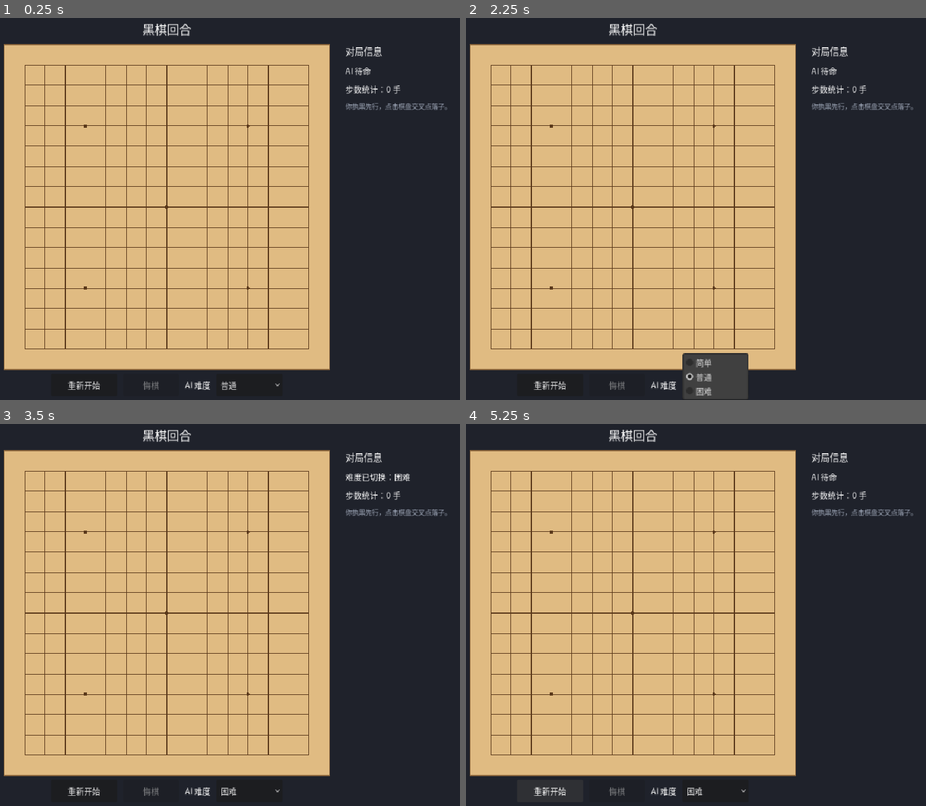
Above: before the commit, frames 1-4 (two rows, left to right).
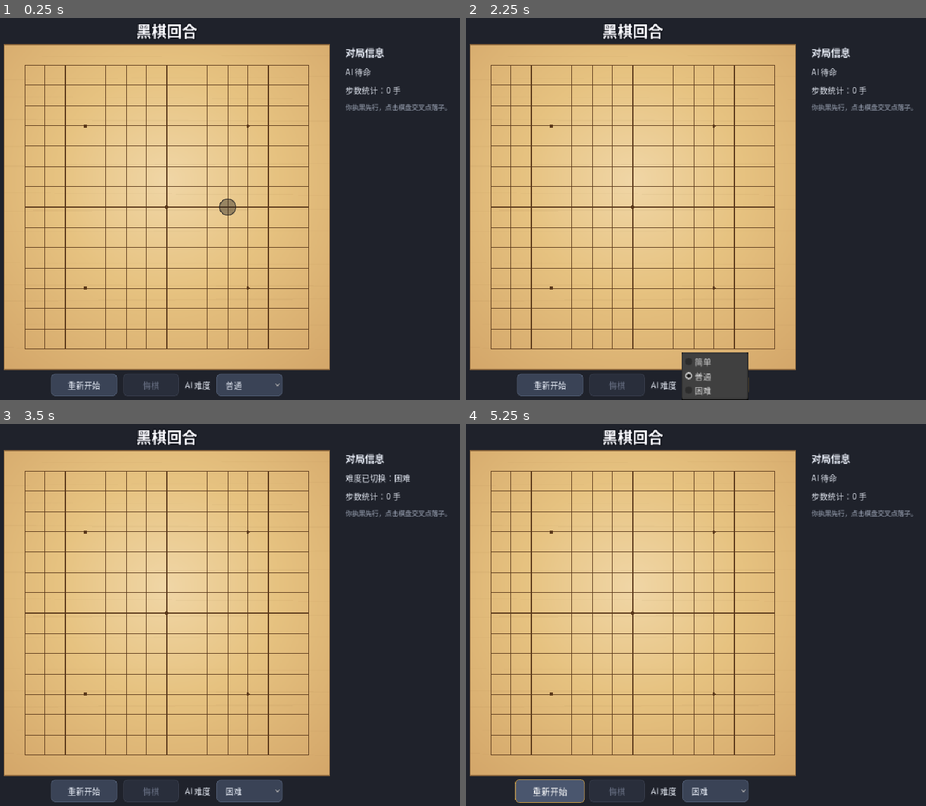
Above: after the commit, the same moments.

Repository: 2422725977/gomoku
Game: Godot game, scene res://scenes/Main.tscn
Two runs of this game, one before a commit and one after it. Both use one fixed random seed, a clock stepped at 60 frames per second and the inputs below.
Inputs:
- Up to frame 1 (0.25 s): no input
- Up to frame 2 (2.25 s): click "重新开始" at 0.5 s; click "重新开始" at 1.25 s; click "普通" at 2 s
- Up to frame 3 (3.5 s): click "普通" at 2.75 s
- Up to frame 4 (5.25 s): click "困难" at 3.5 s; click "困难" at 4.25 s; click "重新开始" at 5 s

The runs differ from the first frame. In frame 1, 4.6% of the frame differs, in the area x 0-98%, y 1-100%; in frame 2, 3.9%; in frame 3, 4.6%; in frame 4, 4.5%.

Commit message:
v1.1 UI 视觉与交互优化：木纹质感 / 弹跳动画 / 全局 Theme / 胜负反馈
硬约束：棋局逻辑零改动
- board.gd 的棋盘状态管理（board 数组、move_history、current_player、
  胜负判定、place_stone / set_ai_move / undo_* / restart）一行未改
- gomoku_ai.gd 完全未改动；ui.gd 对 AI 的调用契约不变
- 新增「视觉状态」区块与棋局状态严格隔离，只读不写

优先级 1 棋盘质感与动画
- 径向渐变木纹底：GradientTexture2D（#F0D6A6 → #E6C280 → #D4A76A，
  光源偏上）+ 14 条极淡横向木纹；纹理构建失败自动降级为纯色填充
- 棋子立体感：外阴影（偏移半透明黑）+ 边缘压暗 + 双层高光
- 落子弹跳动画：0.5 → 1.2 → 1.0，TRANS_QUAD 起跳 + TRANS_BACK 回弹，
  总时长 260ms（实测峰值 1.175，257ms 归位）
- 悬停幽灵棋子：空交叉点显示 0.4 透明度当前回合色棋子，带描边

优先级 2 UI 面板美化
- 全局 Theme：StyleBoxFlat 圆角 8px，normal/hover/pressed/disabled
  四态配色（悬停与按下描金）；OptionButton 自动继承 Button 样式
- 中文字体：SystemFont + 8 级回退链，正文 400 / 标题 700
- 回合提示：字号 24→30、加粗、8px 描边，黑白两态配色翻转
- 胜利五连闪烁：回溯获胜连线（只读），呼吸式 alpha 0.42~1.0
- 胜负弹窗：棋盘正中淡入 + TRANS_BACK 缩放弹出（0.72→1.0）

优先级 3 音效与细节
- AudioStreamWAV 现场合成落子「砰」声（频率下滑 + 指数衰减，
  0.12s / 22050Hz / 16-bit），零外部素材
- 按钮悬停缩放 1.06×（Tween 0.12s）

验证（全部通过）
- 3 个脚本语法检查通过；主场景无头运行 90 帧无 ERROR
- 木纹/棋子/悬停/按钮 hover/描边/闪烁/弹窗 逐项截图确认
- 落子动画逐帧采样缩放轨迹，确认 0.5→1.2→1.0 完整走完
- 弹窗中心实测 (360,380) = 棋盘正中
- 音效属性实测 0.12s / 22050Hz，落子后 playing=true

文档
- 新增 docs/UI_OPTIMIZATION.md（可直接摘入比赛文档）
- README 更新 v1.1 功能与配图；CLAUDE.md 补充视觉层约定与新踩的坑

Diff:
--- a/project.godot
+++ b/project.godot
@@ -11,6 +11,7 @@
 [application]
 
 config/name="game3"
+config/version="1.1.0"
 run/main_scene="res://scenes/Main.tscn"
 config/features=PackedStringArray("4.7", "GL Compatibility")
 config/icon="res://icon.svg"
--- a/scripts/board.gd
+++ b/scripts/board.gd
@@ -52,6 +52,23 @@
 const COLOR_MARK: Color = Color(0.851, 0.196, 0.196, 1.0)    ## 最后一手红点
 
 # ---------------------------------------------------------------------------
+# 木质渐变配色（径向：中心 → 边缘）
+# ---------------------------------------------------------------------------
+const COLOR_WOOD_CENTER: Color = Color(0.941, 0.839, 0.651, 1.0)  ## #F0D6A6
+const COLOR_WOOD_MID: Color = Color(0.902, 0.761, 0.502, 1.0)     ## #E6C280
+const COLOR_WOOD_EDGE: Color = Color(0.831, 0.655, 0.416, 1.0)    ## #D4A76A
+
+# ---------------------------------------------------------------------------
+# 视觉动画参数
+# ---------------------------------------------------------------------------
+const GHOST_ALPHA: float = 0.4           ## 悬停预览棋子透明度
+const DROP_SCALE_FROM: float = 0.5       ## 落子起始缩放（弹跳起点）
+const DROP_SCALE_OVERSHOOT: float = 1.2  ## 回弹过冲峰值
+const DROP_UP_TIME: float = 0.12         ## 0.5 → 1.2 用时
+const DROP_SETTLE_TIME: float = 0.14     ## 1.2 → 1.0 用时
+const WIN_FLASH_SPEED: float = 3.2       ## 胜利五连闪烁速度
+
+# ---------------------------------------------------------------------------
 # 棋子取值
 # ---------------------------------------------------------------------------
 const EMPTY: int = 0
@@ -94,8 +111,23 @@
 var move_history: Array = []
 
 
+# ---------------------------------------------------------------------------
+# 视觉状态
+# 仅服务渲染与动画，不参与任何棋局判定；棋局状态一律以上方变量为准。
+# ---------------------------------------------------------------------------
+var _wood_texture: GradientTexture2D = null
+var _stone_scale: Dictionary = {}              ## Vector2i -> float，落子弹跳缩放
+var _hover_cell: Vector2i = Vector2i(-1, -1)   ## 当前悬停的空交叉点
+var _win_line: Array = []                      ## 获胜五连的坐标列表
+var _win_active: bool = false
+var _win_phase: float = 0.0
+
+
 func _ready() -> void:
 	board = make_empty_board()
+	_wood_texture = _build_wood_texture()
+	# 只监听落子信号来驱动动画，不介入棋局状态代码
+	stone_placed.connect(_on_stone_placed_visual)
 	queue_redraw()
 
 
@@ -291,22 +323,150 @@
 
 
 # ---------------------------------------------------------------------------
+# 视觉动画
+# 全部只【读取】棋局状态，不修改任何棋局数据。
+# ---------------------------------------------------------------------------
+func _process(delta: float) -> void:
+	_update_hover()
+	_update_win_flash(delta)
+
+
+## 悬停预览：跟随鼠标更新当前悬停的空交叉点
+func _update_hover() -> void:
+	var cell: Vector2i = Vector2i(-1, -1)
+	if not game_finished and not input_locked:
+		cell = local_to_grid(get_local_mouse_position())
+	if cell != _hover_cell:
+		_hover_cell = cell
+		queue_redraw()
+
+
+## 获胜五连闪烁；重新开始 / 悔棋后自动复位
+func _update_win_flash(delta: float) -> void:
+	if game_finished and winner != EMPTY:
+		if not _win_active:
+			_win_active = true
+			_win_line = _compute_win_line()
+			_win_phase = 0.0
+		_win_phase += delta * WIN_FLASH_SPEED
+		queue_redraw()
+	elif _win_active:
+		_win_active = false
+		_win_line.clear()
+		_win_phase = 0.0
+		queue_redraw()
+
+
+## 从最后一手出发，找出连成五子的那条线（只读）
+func _compute_win_line() -> Array:
+	if last_move.x < 0:
+		return []
+	var color: int = board[last_move.x][last_move.y]
+	if color == EMPTY:
+		return []
+	for dir in DIRECTIONS:
+		var line: Array = [last_move]
+		line.append_array(_collect_dir(last_move, dir.x, dir.y, color))
+		line.append_array(_collect_dir(last_move, -dir.x, -dir.y, color))
+		if line.size() >= 5:
+			return line
+	return []
+
+
+func _collect_dir(from: Vector2i, dr: int, dc: int, color: int) -> Array:
+	var out: Array = []
+	var r: int = from.x + dr
+	var c: int = from.y + dc
+	while is_inside(r, c) and board[r][c] == color:
+		out.append(Vector2i(r, c))
+		r += dr
+		c += dc
+	return out
+
+
+## 落子弹跳：0.5 → 1.2 → 1.0
+func _on_stone_placed_visual(row: int, col: int) -> void:
+	var cell: Vector2i = Vector2i(row, col)
+	_stone_scale[cell] = DROP_SCALE_FROM
+	var tween: Tween = create_tween()
+	tween.tween_method(
+		_set_stone_scale.bind(cell), DROP_SCALE_FROM, DROP_SCALE_OVERSHOOT, DROP_UP_TIME
+	).set_trans(Tween.TRANS_QUAD).set_ease(Tween.EASE_OUT)
+	tween.tween_method(
+		_set_stone_scale.bind(cell), DROP_SCALE_OVERSHOOT, 1.0, DROP_SETTLE_TIME
+	).set_trans(Tween.TRANS_BACK).set_ease(Tween.EASE_OUT)
+	queue_redraw()
+
+
+func _set_stone_scale(value: float, cell: Vector2i) -> void:
+	_stone_scale[cell] = value
+	queue_redraw()
+
+
+## 木质棋盘渐变（径向：中心偏亮 → 边缘偏深）
+func _build_wood_texture() -> GradientTexture2D:
+	var gradient: Gradient = Gradient.new()
+	gradient.offsets = PackedFloat32Array([0.0, 0.45, 1.0])
+	gradient.colors = PackedColorArray([COLOR_WOOD_CENTER, COLOR_WOOD_MID, COLOR_WOOD_EDGE])
+	var texture: GradientTexture2D = GradientTexture2D.new()
+	texture.gradient = gradient
+	texture.width = int(BOARD_PX)
+	texture.height = int(BOARD_PX)
+	texture.fill = GradientTexture2D.FILL_RADIAL
+	texture.fill_from = Vector2(0.5, 0.42)   # 光源略偏上，更像顶光下的木面
+	texture.fill_to = Vector2(1.0, 0.98)
+	return texture
+
+
+# ---------------------------------------------------------------------------
 # 绘制
 # ---------------------------------------------------------------------------
 func _draw() -> void:
 	_draw_board_panel()
 	_draw_grid()
 	_draw_star_points()
+	_draw_ghost_stone()
 	_draw_stones()
 	_draw_last_marker()
 
 
 func _draw_board_panel() -> void:
-	draw_rect(Rect2(Vector2.ZERO, Vector2(BOARD_PX, BOARD_PX)), COLOR_BOARD, true)
-	draw_rect(
-		Rect2(Vector2.ZERO, Vector2(BOARD_PX, BOARD_PX)),
-		COLOR_BOARD_EDGE, false, BORDER_WIDTH
-	)
+	var rect: Rect2 = Rect2(Vector2.ZERO, Vector2(BOARD_PX, BOARD_PX))
+	if _wood_texture != null:
+		draw_texture_rect(_wood_texture, rect, false)
+		_draw_wood_grain()
+	else:
+		draw_rect(rect, COLOR_BOARD, true)   # 纹理构建失败时的降级方案
+	draw_rect(rect, COLOR_BOARD_EDGE, false, BORDER_WIDTH)
+
+
+## 极淡的横向木纹，避免棋盘显得过于平滑死板
+func _draw_wood_grain() -> void:
+	var rng: RandomNumberGenerator = RandomNumberGenerator.new()
+	rng.seed = 20260920
+	for i in 14:
+		var y: float = 16.0 + i * 45.0 + rng.randf_range(-9.0, 9.0)
+		var alpha: float = rng.randf_range(0.028, 0.060)
+		draw_line(
+			Vector2(0.0, y),
+			Vector2(BOARD_PX, y + rng.randf_range(-6.0, 6.0)),
+			Color(0.44, 0.29, 0.12, alpha),
+			rng.randf_range(1.0, 2.6)
+		)
+
+
+## 悬停预览棋子：半透明的当前回合色
+func _draw_ghost_stone() -> void:
+	if _hover_cell.x < 0 or game_finished or input_locked:
+		return
+	if board[_hover_cell.x][_hover_cell.y] != EMPTY:
+		return
+	var center: Vector2 = grid_to_local(_hover_cell)
+	var tint: Color = COLOR_BLACK if current_player == BLACK else COLOR_WHITE
+	tint.a = GHOST_ALPHA
+	draw_circle(center, STONE_RADIUS, tint)
+	# 描一圈边，让半透明棋子在木色底上也看得清
+	draw_arc(center, STONE_RADIUS, 0.0, TAU, 40, Color(tint.r, tint.g, tint.b, 0.8), 1.6, true)
 
 
 func _draw_grid() -> void:
@@ -323,29 +483,59 @@
 
 
 func _draw_stones() -> void:
+	# 胜负已分时，让获胜五连一起呼吸式闪烁
+	var flash: float = 1.0
+	if _win_active and not _win_line.is_empty():
+		flash = 0.42 + 0.58 * absf(sin(_win_phase))
 	for row in BOARD_SIZE:
 		for col in BOARD_SIZE:
 			var value: int = board[row][col]
 			if value == EMPTY:
 				continue
-			_draw_stone(grid_to_local(Vector2i(row, col)), value)
-
-
-func _draw_stone(center: Vector2, color: int) -> void:
-	# 阴影：向右下偏移的黑色半透明圆
-	draw_circle(center + SHADOW_OFFSET, STONE_RADIUS, COLOR_SHADOW)
+			var cell: Vector2i = Vector2i(row, col)
+			var scale_f: float = _stone_scale.get(cell, 1.0)
+			var alpha: float = 1.0
+			if _win_active and _win_line.has(cell):
+				alpha = flash
+			_draw_stone(grid_to_local(cell), value, scale_f, alpha)
+
+
+## 棋子绘制：外阴影 + 边缘压暗 + 左上高光，做出球面立体感
+func _draw_stone(center: Vector2, color: int, scale_f: float = 1.0, alpha: float = 1.0) -> void:
+	var radius: float = STONE_RADIUS * scale_f
+	if radius <= 0.2:
+		return
+	# 外阴影：向右下偏移的半透明黑圆
+	draw_circle(
+		center + SHADOW_OFFSET * scale_f, radius, Color(0.0, 0.0, 0.0, COLOR_SHADOW.a * alpha)
+	)
 	if color == BLACK:
-		draw_circle(center, STONE_RADIUS, COLOR_BLACK)
-		# 高光
-		draw_circle(center - Vector2(4.0, 4.0), STONE_RADIUS * 0.30, Color(1, 1, 1, 0.22))
+		draw_circle(center, radius, Color(COLOR_BLACK.r, COLOR_BLACK.g, COLOR_BLACK.b, alpha))
+		# 边缘压暗，制造球面转折
+		draw_arc(center, radius - 1.0, 0.0, TAU, 48, Color(0.0, 0.0, 0.0, 0.45 * alpha), 2.0, true)
+		# 左上柔光 + 更小的镜面高光点
+		draw_circle(
+			center - Vector2(radius * 0.30, radius * 0.30), radius * 0.34, Color(1, 1, 1, 0.20 * alpha)
+		)
+		draw_circle(
+			center - Vector2(radius * 0.36, radius * 0.36), radius * 0.15, Color(1, 1, 1, 0.55 * alpha)
+		)
 	else:
-		draw_circle(center, STONE_RADIUS, COLOR_WHITE)
-		draw_arc(center, STONE_RADIUS - 0.5, 0.0, TAU, 40, Color(0.55, 0.55, 0.55, 0.9), 1.0, true)
-		draw_circle(center - Vector2(4.0, 4.0), STONE_RADIUS * 0.32, COLOR_HIGHLIGHT)
+		draw_circle(center, radius, Color(COLOR_WHITE.r, COLOR_WHITE.g, COLOR_WHITE.b, alpha))
+		draw_arc(
+			center, radius - 1.0, 0.0, TAU, 48, Color(0.55, 0.55, 0.58, 0.85 * alpha), 1.5, true
+		)
+		draw_circle(
+			center - Vector2(radius * 0.30, radius * 0.30), radius * 0.36, Color(1, 1, 1, 0.55 * alpha)
+		)
+		draw_circle(
+			center - Vector2(radius * 0.36, radius * 0.36), radius * 0.15, Color(1, 1, 1, 0.95 * alpha)
+		)
 
 
 func _draw_last_marker() -> void:
 	if last_move.x < 0:
 		return
 	var center: Vector2 = grid_to_local(last_move)
-	draw_circle(center, MARK_RADIUS, COLOR_MARK)
+	var scale_f: float = _stone_scale.get(last_move, 1.0)
+	draw_circle(center, MARK_RADIUS * scale_f, COLOR_MARK)
--- a/scripts/ui.gd
+++ b/scripts/ui.gd
@@ -30,6 +30,19 @@
 const THINK_DELAY: float = 0.12   ## 让「AI 思考中…」先绘制的短暂延迟
 
 # ---------------------------------------------------------------------------
+# 主题配色
+# ---------------------------------------------------------------------------
+const COLOR_BTN_BG: Color = Color(0.227, 0.263, 0.337, 1.0)        ## #3A4356
+const COLOR_BTN_BG_HOVER: Color = Color(0.290, 0.337, 0.431, 1.0)  ## #4A566E
+const COLOR_BTN_BG_DOWN: Color = Color(0.169, 0.196, 0.259, 1.0)   ## #2B3242
+const COLOR_ACCENT: Color = Color(0.851, 0.643, 0.255, 1.0)        ## #D9A441
+const COLOR_TEXT: Color = Color(0.902, 0.922, 0.961, 1.0)
+const COLOR_TEXT_DIM: Color = Color(0.639, 0.675, 0.741, 1.0)
+
+const OUTLINE_SIZE: int = 8       ## 回合提示描边粗细
+const HOVER_SCALE: float = 1.06   ## 按钮悬停放大倍率
+
+# ---------------------------------------------------------------------------
 # 节点引用（board / _ai 故意不加静态类型：它们的脚本在解析期不可见）
 # ---------------------------------------------------------------------------
 @onready var board = $ChessBoard
@@ -46,31 +59,128 @@
 ## 防止 AI 思考期间重复触发
 var _ai_thinking: bool = false
 
+## 胜负弹窗
+var _result_layer: Control = null
+var _result_panel: PanelContainer = null
+var _result_label: Label = null
+
+## 落子音效播放器
+var _place_player: AudioStreamPlayer = null
+
 
 func _ready() -> void:
-	_apply_cjk_theme()
+	_build_theme()
+	_setup_labels()
 	_setup_difficulty_options()
 	_connect_signals()
+	_setup_button_hover()
+	_build_result_panel()
+	_build_sound()
 	_load_ai()
 	_refresh_ui()
 
 
 # ---------------------------------------------------------------------------
-# 初始化
-# ---------------------------------------------------------------------------
-## Godot 内置字体不含中文字形，这里用系统字体保证中文正常显示
-func _apply_cjk_theme() -> void:
+# 初始化：全局主题
+# ---------------------------------------------------------------------------
+## 中文字体：Godot 内置字体不含 CJK 字形，这里用系统字体并允许回退
+func _make_font(weight: int) -> SystemFont:
 	var cjk_font: SystemFont = SystemFont.new()
 	cjk_font.font_names = PackedStringArray([
 		"Microsoft YaHei UI", "Microsoft YaHei", "SimHei", "SimSun",
 		"Noto Sans CJK SC", "Source Han Sans SC", "PingFang SC", "sans-serif"
 	])
+	cjk_font.font_weight = weight
 	cjk_font.allow_system_fallback = true
-
+	return cjk_font
+
+
+## 圆角按钮样式（圆角半径 8px）
+func _button_box(bg: Color, border: Color) -> StyleBoxFlat:
+	var box: StyleBoxFlat = StyleBoxFlat.new()
+	box.bg_color = bg
+	box.border_color = border
+	box.set_border_width_all(1)
+	box.set_corner_radius_all(8)
+	box.content_margin_left = 18.0
+	box.content_margin_right = 18.0
+	box.content_margin_top = 9.0
+	box.content_margin_bottom = 9.0
+	return box
+
+
+## 胜负弹窗面板样式
+func _result_box() -> StyleBoxFlat:
+	var box: StyleBoxFlat = StyleBoxFlat.new()
+	box.bg_color = Color(0.129, 0.149, 0.196, 0.96)
+	box.border_color = COLOR_ACCENT
+	box.set_border_width_all(2)
+	box.set_corner_radius_all(14)
+	box.content_margin_left = 52.0
+	box.content_margin_right = 52.0
+	box.content_margin_top = 26.0
+	box.content_margin_bottom = 26.0
+	box.shadow_color = Color(0.0, 0.0, 0.0, 0.45)
+	box.shadow_size = 16
+	return box
+
+
+## 全局主题：中文字体 + 圆角按钮（含悬停 / 按下 / 禁用态配色）
+## OptionButton 继承自 Button，会自动套用同一套样式。
+func _build_theme() -> void:
 	var ui_theme: Theme = Theme.new()
-	ui_theme.default_font = cjk_font
+	ui_theme.default_font = _make_font(400)
 	ui_theme.default_font_size = 16
+
+	ui_theme.set_stylebox(
+		"normal", "Button", _button_box(COLOR_BTN_BG, Color(0.33, 0.38, 0.47))
+	)
+	ui_theme.set_stylebox("hover", "Button", _button_box(COLOR_BTN_BG_HOVER, COLOR_ACCENT))
+	ui_theme.set_stylebox("pressed", "Button", _button_box(COLOR_BTN_BG_DOWN, COLOR_ACCENT))
+	ui_theme.set_stylebox(
+		"disabled", "Button", _button_box(Color(0.16, 0.18, 0.23), Color(0.23, 0.25, 0.31))
+	)
+	ui_theme.set_stylebox("focus", "Button", StyleBoxEmpty.new())
+	ui_theme.set_color("font_color", "Button", COLOR_TEXT)
+	ui_theme.set_color("font_hover_color", "Button", Color.WHITE)
+	ui_theme.set_color("font_pressed_color", "Button", COLOR_ACCENT)
+	ui_theme.set_color("font_disabled_color", "Button", Color(0.42, 0.45, 0.53))
+	ui_theme.set_font_size("font_size", "Button", 16)
+
+	ui_theme.set_color("font_color", "Label", COLOR_TEXT)
+	ui_theme.set_stylebox("panel", "PanelContainer", _result_box())
+
 	theme = ui_theme
+
+
+## 标题类文字统一加粗、放大
+func _setup_labels() -> void:
+	turn_label.add_theme_font_override("font", _make_font(700))
+	turn_label.add_theme_font_size_override("font_size", 30)
+
+	var side_title: Label = $UILayer/SidePanel/SideTitleLabel
+	side_title.add_theme_font_override("font", _make_font(700))
+	side_title.add_theme_font_size_override("font_size", 19)
+
+
+## 按钮悬停时轻微放大
+func _setup_button_hover() -> void:
+	for node in [restart_button, undo_button, difficulty_option]:
+		var btn: Control = node
+		btn.pivot_offset = btn.size * 0.5
+		btn.mouse_entered.connect(_on_button_hover.bind(btn, true))
+		btn.mouse_exited.connect(_on_button_hover.bind(btn, false))
+
+
+func _on_button_hover(btn: Control, entered: bool) -> void:
+	if not is_instance_valid(btn):
+		return
+	btn.pivot_offset = btn.size * 0.5
+	var target: Vector2 = Vector2(HOVER_SCALE, HOVER_SCALE) if entered else Vector2.ONE
+	var tween: Tween = create_tween()
+	tween.tween_property(btn, "scale", target, 0.12).set_trans(Tween.TRANS_QUAD).set_ease(
+		Tween.EASE_OUT
+	)
 
 
 func _setup_difficulty_options() -> void:
@@ -82,6 +192,124 @@
 	difficulty_option.select(1)
 
 
+# ---------------------------------------------------------------------------
+# 胜负弹窗
+# ---------------------------------------------------------------------------
+func _build_result_panel() -> void:
+	_result_layer = Control.new()
+	_result_layer.name = "ResultLayer"
+	_result_layer.set_anchors_and_offsets_preset(Control.PRESET_FULL_RECT)
+	_result_layer.mouse_filter = Control.MOUSE_FILTER_IGNORE
+	_result_layer.visible = false
+	$UILayer.add_child(_result_layer)
+
+	var center: CenterContainer = CenterContainer.new()
+	center.mouse_filter = Control.MOUSE_FILTER_IGNORE
+	# 与棋盘区域对齐（ChessBoard 位于 (40,60)，尺寸 640x640），
+	# 这样弹窗落在棋盘正中，而不是整个窗口的中偏右。
+	center.set_anchors_and_offsets_preset(Control.PRESET_TOP_LEFT)
+	center.offset_left = 40.0
+	center.offset_top = 60.0
+	center.offset_right = 680.0
+	center.offset_bottom = 700.0
+	_result_layer.add_child(center)
+
+	_result_panel = PanelContainer.new()
+	_result_panel.add_theme_stylebox_override("panel", _result_box())
+	_result_panel.mouse_filter = Control.MOUSE_FILTER_IGNORE
+	center.add_child(_result_panel)
+
+	var vbox: VBoxContainer = VBoxContainer.new()
+	vbox.add_theme_constant_override("separation", 8)
+	_result_panel.add_child(vbox)
+
+	_result_label = Label.new()
+	_result_label.add_theme_font_override("font", _make_font(700))
+	_result_label.add_theme_font_size_override("font_size", 46)
+	_result_label.horizontal_alignment = HORIZONTAL_ALIGNMENT_CENTER
+	vbox.add_child(_result_label)
+
+	var hint: Label = Label.new()
+	hint.text = "点击「重新开始」再来一局"
+	hint.add_theme_font_size_override("font_size", 15)
+	hint.add_theme_color_override("font_color", COLOR_TEXT_DIM)
+	hint.horizontal_alignment = HORIZONTAL_ALIGNMENT_CENTER
+	vbox.add_child(hint)
+
+
+## 淡入 + 缩放弹出胜负面板
+func _show_result_panel(winner: int) -> void:
+	if _result_layer == null:
+		return
+	if winner == HUMAN_COLOR:
+		_result_label.text = "你赢了！"
+		_result_label.add_theme_color_override("font_color", COLOR_ACCENT)
+	elif winner == AI_COLOR:
+		_result_label.text = "你输了"
+		_result_label.add_theme_color_override("font_color", Color(0.87, 0.44, 0.44))
+	else:
+		_result_label.text = "和棋"
+		_result_label.add_theme_color_override("font_color", COLOR_TEXT)
+
+	_result_layer.visible = true
+	_result_layer.modulate.a = 0.0
+	_result_panel.scale = Vector2(0.72, 0.72)
+	# 等一帧让容器完成布局，才能拿到正确的 size 做居中缩放
+	await get_tree().process_frame
+	if not is_instance_valid(_result_panel):
+		return
+	_result_panel.pivot_offset = _result_panel.size * 0.5
+
+	var tween: Tween = create_tween().set_parallel(true)
+	tween.tween_property(_result_layer, "modulate:a", 1.0, 0.28)
+	tween.tween_property(_result_panel, "scale", Vector2.ONE, 0.42).set_trans(
+		Tween.TRANS_BACK
+	).set_ease(Tween.EASE_OUT)
+
+
+func _hide_result_panel() -> void:
+	if _result_layer != null:
+		_result_layer.visible = false
+
+
+# ---------------------------------------------------------------------------
+# 落子音效（用 AudioStreamWAV 现场合成，免外部素材）
+# ---------------------------------------------------------------------------
+func _build_sound() -> void:
+	_place_player = AudioStreamPlayer.new()
+	_place_player.name = "PlaceSound"
+	_place_player.stream = _make_click_wav()
+	_place_player.volume_db = -7.0
+	add_child(_place_player)
+
+
+## 合成一记短促的「砰」：频率快速下滑 + 指数衰减包络
+func _make_click_wav() -> AudioStreamWAV:
+	var rate: int = 22050
+	var count: int = int(rate * 0.12)
+	var data: PackedByteArray = PackedByteArray()
+	data.resize(count * 2)
+	for i in count:
+		var t: float = float(i) / float(rate)
+		var freq: float = 430.0 * exp(-20.0 * t) + 72.0
+		var env: float = exp(-26.0 * t)
+		var sample: float = sin(TAU * freq * t) * env
+		data.encode_s16(i * 2, int(clampf(sample, -1.0, 1.0) * 32767.0))
+	var wav: AudioStreamWAV = AudioStreamWAV.new()
+	wav.format = AudioStreamWAV.FORMAT_16_BITS
+	wav.mix_rate = rate
+	wav.stereo = false
+	wav.data = data
+	return wav
+
+
+func _play_place_sound(is_win: bool = false) -> void:
+	if _place_player == null:
+		return
+	_place_player.pitch_scale = 0.78 if is_win else 1.0
+	_place_player.play()
+
+
 func _connect_signals() -> void:
 	board.stone_placed.connect(_on_stone_placed)
 	board.game_over.connect(_on_game_over)
@@ -112,6 +340,7 @@
 # 棋盘信号
 # ---------------------------------------------------------------------------
 func _on_stone_placed(_row: int, _col: int) -> void:
+	_play_place_sound()
 	_refresh_ui()
 	if board.game_finished or _ai_thinking:
 		return
@@ -120,14 +349,11 @@
 
 
 func _on_game_over(winner: int) -> void:
-	if winner == HUMAN_COLOR:
-		turn_label.text = "黑棋胜利！"
-	elif winner == AI_COLOR:
-		turn_label.text = "白棋胜利！"
-	else:
-		turn_label.text = "和棋"
+	_refresh_ui()
 	if _ai != null and _ai.has_method("reset"):
 		_ai.reset()
+	_play_place_sound(true)
+	_show_result_panel(winner)
 
 
 # ---------------------------------------------------------------------------
@@ -137,6 +363,7 @@
 	if _ai_thinking:
 		return
 	board.restart()
+	_hide_result_panel()
 	if _ai != null and _ai.has_method("reset"):
 		_ai.reset()
 	if _ai != null:
@@ -149,6 +376,7 @@
 		return
 	var undone: int = board.undo_to_player(HUMAN_COLOR)
 	if undone > 0:
+		_hide_result_panel()
 		if _ai != null and _ai.has_method("reset"):
 			_ai.reset()
 		if _ai != null:
@@ -230,15 +458,25 @@
 func _refresh_ui() -> void:
 	if board.game_finished:
 		if board.winner == HUMAN_COLOR:
-			turn_label.text = "黑棋胜利！"
+			_style_turn_label("黑棋胜利！", COLOR_ACCENT, Color(0.12, 0.08, 0.0))
 		elif board.winner == AI_COLOR:
-			turn_label.text = "白棋胜利！"
+			_style_turn_label("白棋胜利！", Color(0.97, 0.97, 1.0), Color(0.08, 0.08, 0.12))
 		else:
-			turn_label.text = "和棋"
+			_style_turn_label("和棋", COLOR_TEXT, Color(0.04, 0.05, 0.08))
 	elif board.current_player == BLACK:
-		turn_label.text = "黑棋回合"
+		# 黑棋回合：白字 + 深色描边
+		_style_turn_label("黑棋回合", Color(0.98, 0.98, 1.0), Color(0.04, 0.05, 0.08))
 	else:
-		turn_label.text = "白棋回合"
+		# 白棋回合：深字 + 浅色描边
+		_style_turn_label("白棋回合", Color(0.09, 0.10, 0.13), Color(0.92, 0.92, 0.96))
 
 	move_count_label.text = "步数统计：%d 手" % board.get_move_count()
 	undo_button.disabled = board.get_move_count() == 0 or _ai_thinking
+
+
+## 回合提示统一走这里：换文案 + 前景色 + 描边色
+func _style_turn_label(text: String, fg: Color, outline: Color) -> void:
+	turn_label.text = text
+	turn_label.add_theme_color_override("font_color", fg)
+	turn_label.add_theme_color_override("font_outline_color", outline)
+	turn_label.add_theme_constant_override("outline_size", OUTLINE_SIZE)
Binary file changed: docs/screenshot.png
Binary file added: docs/ui_win.png
Not shown, changed: CLAUDE.md
Not shown, added: docs/UI_OPTIMIZATION.md
